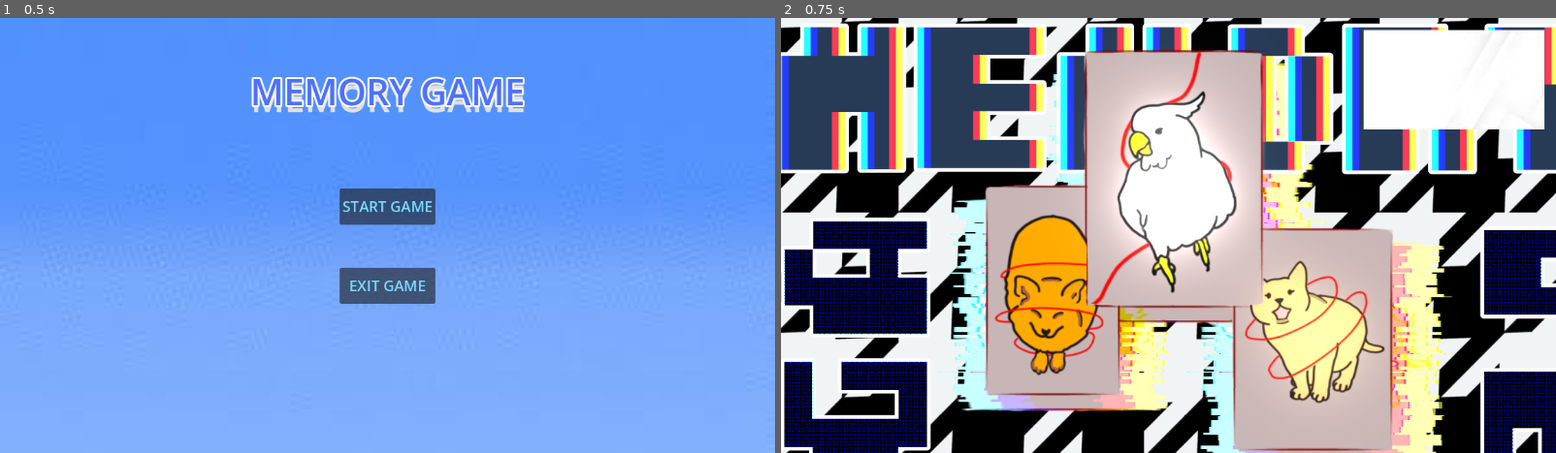
Above: before the commit, frames 1-2 (left to right).
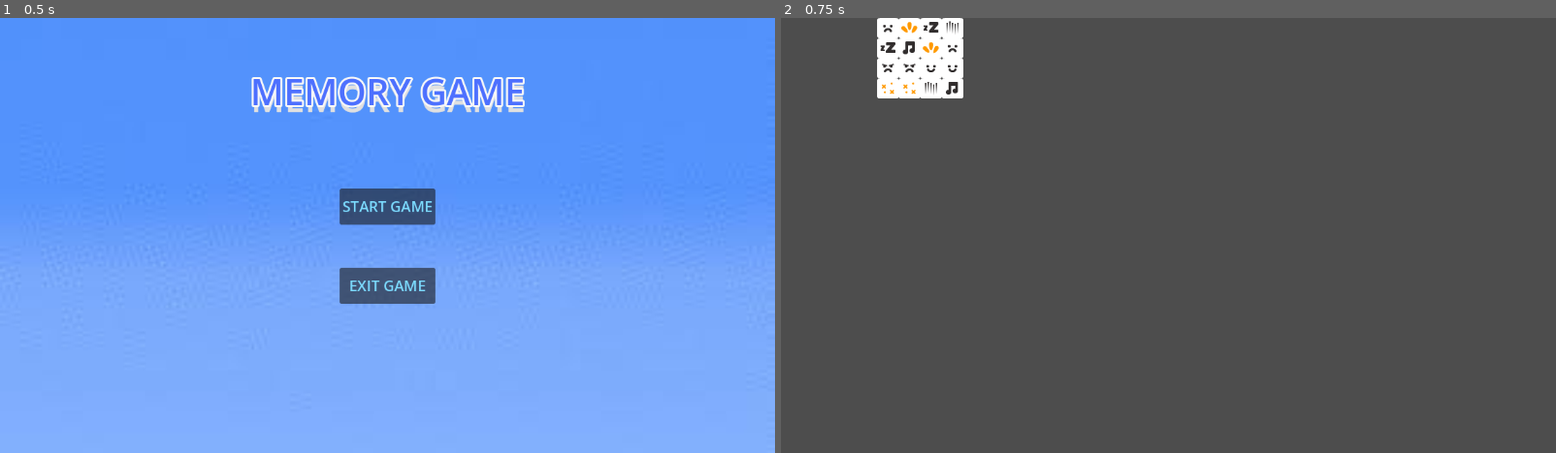
Above: after the commit, the same moments.

Repository: KartikaApDD/MemoryGame
Game: Godot game, scene res://control.tscn
The game is run twice, just before and just after one commit, with the same random seed, the same clock (stepped at 60 frames per second) and the same inputs.
Inputs:
- Up to frame 1 (0.5 s): no input
- Up to frame 2 (0.75 s): click "START GAME" at 0.5 s

Frame 1 is identical in both runs. In frame 2, 99% of the frame differs, in the area x 0-100%, y 0-100%.
Error after the commit: Invalid assignment of property or key 'text' with value of type 'String' on a base object of type 'null instance'. (res://tile_map.gd:71)

Commit message:
Update control.gd

Diff:
--- a/control.gd
+++ b/control.gd
@@ -4,7 +4,7 @@
 
 @onready var start_button = $MarginContainer/HBoxContainer/VBoxContainer/Start_button as Button
 @onready var exit_button = $MarginContainer/HBoxContainer/VBoxContainer/Exit_button as Button
-@onready var start_level = preload("res://node_2d.tscn") as PackedScene
+@onready var start_level = preload("res://tile_map.tscn") as PackedScene
 
 
 func _ready():
--- /dev/null
+++ b/main.tscn
@@ -0,0 +1,44 @@
+[gd_scene load_steps=2 format=3 uid="uid://dhl3syf7y1r5s"]
+
+[ext_resource type="PackedScene" uid="uid://b100wqc8ojej2" path="res://tile_map.tscn" id="1_7vjub"]
+
+[node name="main" type="Node2D"]
+
+[node name="Camera2D" type="Camera2D" parent="."]
+position = Vector2(578, 325)
+
+[node name="TileMap" parent="." instance=ExtResource("1_7vjub")]
+position = Vector2(80, 62)
+scale = Vector2(4.4, 4.4)
+layer_0/z_index = 5
+
+[node name="CanvasLayer" type="CanvasLayer" parent="."]
+
+[node name="score_label" type="Label" parent="CanvasLayer"]
+anchors_preset = 6
+anchor_left = 1.0
+anchor_top = 0.5
+anchor_right = 1.0
+anchor_bottom = 0.5
+offset_left = -302.0
+offset_top = -59.0
+offset_bottom = 28.0
+grow_horizontal = 0
+grow_vertical = 2
+theme_override_font_sizes/font_size = 40
+text = "Score:"
+
+[node name="turn_label" type="Label" parent="CanvasLayer"]
+anchors_preset = 6
+anchor_left = 1.0
+anchor_top = 0.5
+anchor_right = 1.0
+anchor_bottom = 0.5
+offset_left = -304.0
+offset_top = 27.0
+offset_right = -2.0
+offset_bottom = 114.0
+grow_horizontal = 0
+grow_vertical = 2
+theme_override_font_sizes/font_size = 40
+text = "Turns taken: "
--- a/node_2d.tscn
+++ /dev/null
@@ -1,21 +0,0 @@
-[gd_scene load_steps=3 format=3 uid="uid://dfiofbm7su02r"]
-
-[ext_resource type="Texture2D" uid="uid://wc2s2efhyv5e" path="res://Background.png" id="1_vlmpt"]
-[ext_resource type="Texture2D" uid="uid://byyuewj7280mt" path="res://normal.jpeg" id="2_acslf"]
-
-[node name="Node2D" type="Node2D"]
-
-[node name="TextureRect" type="TextureRect" parent="."]
-offset_left = -30.0
-offset_top = -19.0
-offset_right = 1250.0
-offset_bottom = 781.0
-texture = ExtResource("1_vlmpt")
-
-[node name="TextureButton" type="TextureButton" parent="."]
-offset_left = 866.0
-offset_top = 18.0
-offset_right = 1170.0
-offset_bottom = 166.0
-texture_normal = ExtResource("2_acslf")
-texture_pressed = ExtResource("2_acslf")
--- /dev/null
+++ b/tile_map.gd
@@ -0,0 +1,84 @@
+extends TileMap
+
+var board_size = 4
+enum Layers{hidden,revealed}
+var SOURCE_NUM = 0
+const hidden_tile_coords = Vector2(6,2)
+const hidden_tile_alt = 1
+var revealed_spots = []
+var tile_pos_to_atlas_pos = {}
+var score = 0
+var turns_taken = 0
+
+# Called when the node enters the scene tree for the first time.
+func _ready() -> void:
+	setup_board()
+	update_text()
+	pass # Replace with function body.
+
+func get_tiles_to_use():
+	var chosen_tile_coords = []
+	var options = range(10)
+	options.shuffle()
+	for i in range(board_size * int(board_size / 2)):
+		var current = Vector2(options.pop_back(), 1)
+		for j in range(2):
+			chosen_tile_coords.append(current)
+	chosen_tile_coords.shuffle()
+	return chosen_tile_coords
+
+func setup_board():
+	var cards_to_use = get_tiles_to_use()
+	for y in range(board_size):
+		for x in range(board_size):
+			var current_spot = Vector2(x, y)
+			place_single_face_down_card(current_spot)
+			var card_atlas_coords = cards_to_use.pop_back()
+			tile_pos_to_atlas_pos[current_spot] = card_atlas_coords
+			self.set_cell(Layers.revealed, current_spot,
+						SOURCE_NUM, card_atlas_coords)
+
+
+func place_single_face_down_card(coords: Vector2):
+	self.set_cell(Layers.hidden, coords,
+				SOURCE_NUM, hidden_tile_coords, hidden_tile_alt)
+
+func _input(event):
+	if event is InputEventMouseButton:
+		if event.button_index == MOUSE_BUTTON_LEFT and event.is_pressed():
+			var global_clicked = event.position
+			var pos_clicked = Vector2(local_to_map(to_local(global_clicked)))
+			print(pos_clicked)
+			var current_tile_alt = get_cell_alternative_tile(Layers.hidden, pos_clicked)
+			if current_tile_alt == 1 and revealed_spots.size() < 2:
+				self.set_cell(Layers.hidden, pos_clicked, -1)
+				revealed_spots.append(pos_clicked)
+				if revealed_spots.size() == 2:
+					when_two_cards_revealed()
+
+func when_two_cards_revealed():
+	# the cards match
+	if tile_pos_to_atlas_pos[revealed_spots[0]] == tile_pos_to_atlas_pos[revealed_spots[1]]:
+		score += 1
+		revealed_spots.clear()
+	else:
+		# the cards did not match
+		put_back_cards_with_delay()
+	turns_taken += 1
+	update_text()
+
+func update_text():
+	$"../CanvasLayer/score_label".text = "Score: %d" % score
+	$"../CanvasLayer/turn_label".text = "Turns Taken: %d" % turns_taken
+
+
+
+func put_back_cards_with_delay():
+	await self.get_tree().create_timer(1.5).timeout
+	for spot in revealed_spots:
+		place_single_face_down_card(spot)
+	revealed_spots.clear()
+
+# Called every frame. 'delta' is the elapsed time since the previous frame.
+func _process(delta: float) -> void:
+	pass
--- /dev/null
+++ b/tile_map.tscn
@@ -0,0 +1,52 @@
+[gd_scene load_steps=5 format=3 uid="uid://b100wqc8ojej2"]
+
+[ext_resource type="Texture2D" uid="uid://bprt4p2f2xirn" path="res://vector_style5.png" id="1_po2k8"]
+[ext_resource type="Script" path="res://tile_map.gd" id="2_d46i3"]
+
+[sub_resource type="TileSetAtlasSource" id="TileSetAtlasSource_86qh7"]
+texture = ExtResource("1_po2k8")
+separation = Vector2i(0, 8)
+texture_region_size = Vector2i(32, 30)
+0:0/0 = 0
+1:0/0 = 0
+2:0/0 = 0
+3:0/0 = 0
+4:0/0 = 0
+5:0/0 = 0
+6:0/0 = 0
+7:0/0 = 0
+8:0/0 = 0
+9:0/0 = 0
+9:1/0 = 0
+8:1/0 = 0
+7:1/0 = 0
+6:1/0 = 0
+4:1/0 = 0
+5:1/0 = 0
+3:1/0 = 0
+2:1/0 = 0
+1:1/0 = 0
+0:1/0 = 0
+9:2/0 = 0
+8:2/0 = 0
+7:2/0 = 0
+6:2/0 = 0
+5:2/0 = 0
+4:2/0 = 0
+3:2/0 = 0
+2:2/0 = 0
+1:2/0 = 0
+0:2/0 = 0
+
+[sub_resource type="TileSet" id="TileSet_sacd5"]
+tile_size = Vector2i(32, 30)
+sources/0 = SubResource("TileSetAtlasSource_86qh7")
+
+[node name="TileMap" type="TileMap"]
+position = Vector2(143, 0)
+tile_set = SubResource("TileSet_sacd5")
+format = 2
+layer_0/name = "hidden"
+layer_1/name = "reveal"
+layer_1/tile_data = PackedInt32Array()
+script = ExtResource("2_d46i3")
Binary file removed: Background.png
Not shown, removed: Background.png.import
Binary file removed: normal.jpeg
Binary file added: vector_style5.png
Not shown, changed: vector_style5.png.import
Not shown, added: GodotTileMatchingGameExample-bcf7a21a54f7eba8e69adae9f35996865516f221.zip
